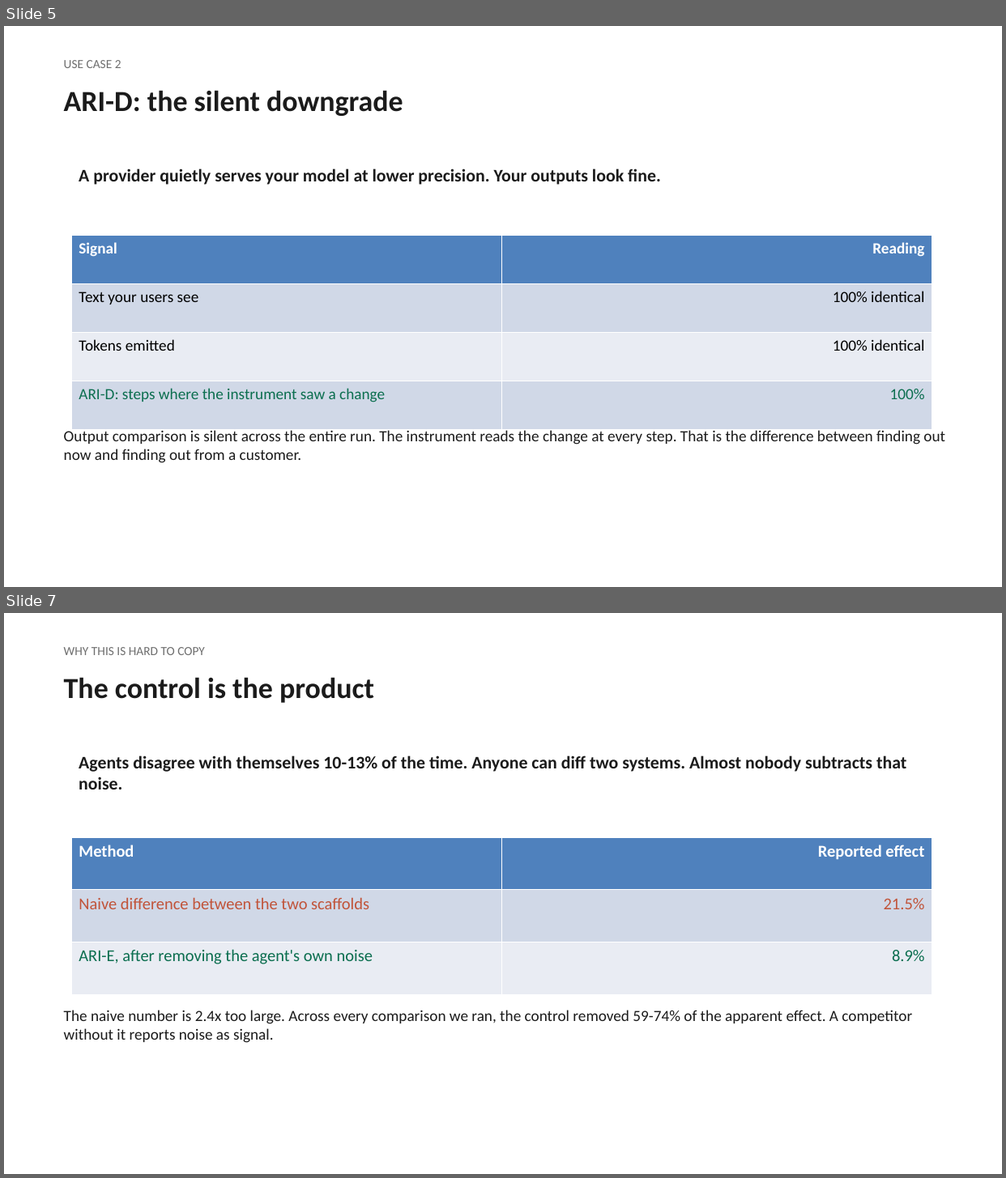
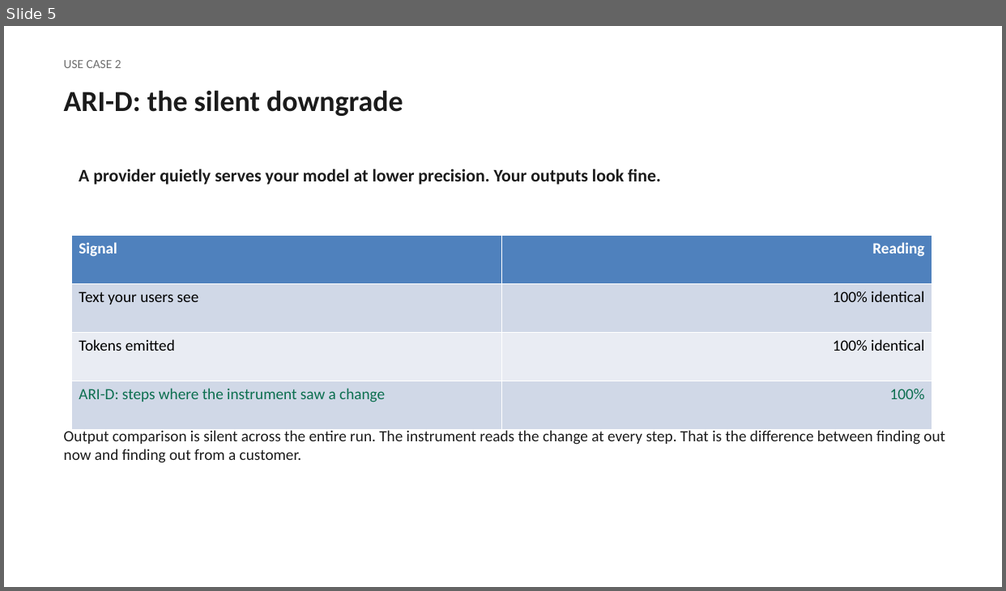
Before and after one commit to The-SEMQ-Group/semq-ari-benchmark, a slide deck: docs/deck/ari-overview.pptx. Shown one above the other, each under a label of ours: slides 5 and 7 before the commit, slide 5 after it; the slides between them are not shown. The pictures are 1006x1178 and 1006x591 pixels, drawn with LibreOffice and Linux fonts; fonts in the diff are those of the drawing. Boxes give left, top, right and bottom in pixels: in the first picture for what was removed or moved away, otherwise in the second. Text is boxed around its words. In the diff, an @@ line names an element or a change of style, - is before the commit and + after.

```diff
--- a/docs/deck/ari-overview.pptx
+++ b/docs/deck/ari-overview.pptx
@@ slide 7 removed at [4,613,1002,1174], background #FFFFFF @@
@@ text removed at [64,647,205,655] @@
-WHY THIS IS HARD TO COPY
@@ text removed at [64,677,374,703] @@
-The control is the product
@@ text removed at [79,756,906,790] @@
-Agents disagree with themselves 10-13% of the time. Anyone can diff two systems. Almost nobody subtracts that noise.
@@ table removed at [71,837,932,995], 3 rows, 2 columns @@
-Method | Reported effect
-Naive difference between the two scaffolds | 21.5%
-ARI-E, after removing the agent's own noise | 8.9%
@@ text removed at [64,1010,912,1043] @@
-The naive number is 2.4x too large. Across every comparison we ran, the control removed 59-74% of the apparent effect. A competitor without it reports noise as signal.
```
Also in this commit, not shown: 4 slides changed, 1 other slide removed, 29 other files.
